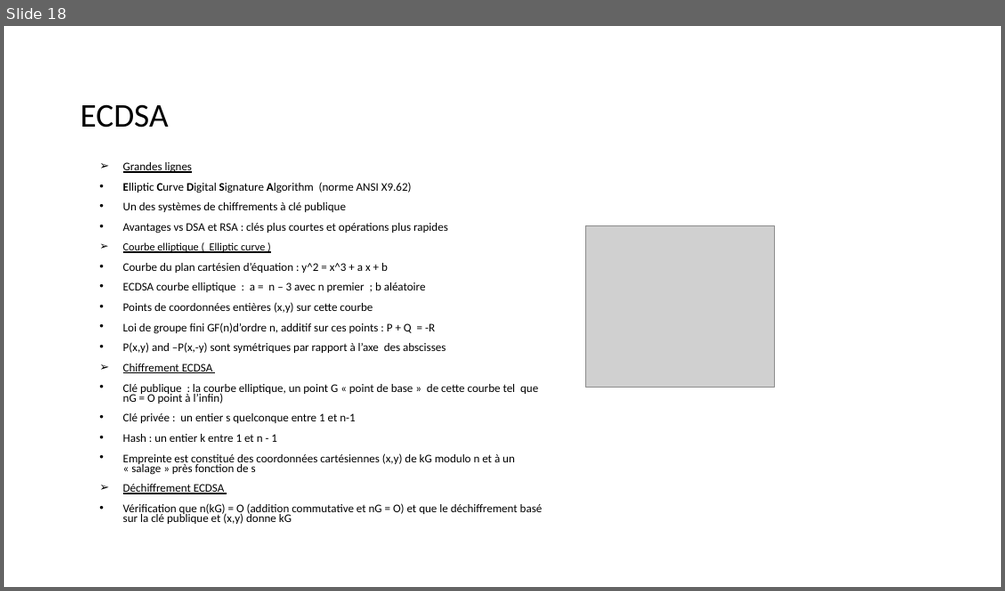
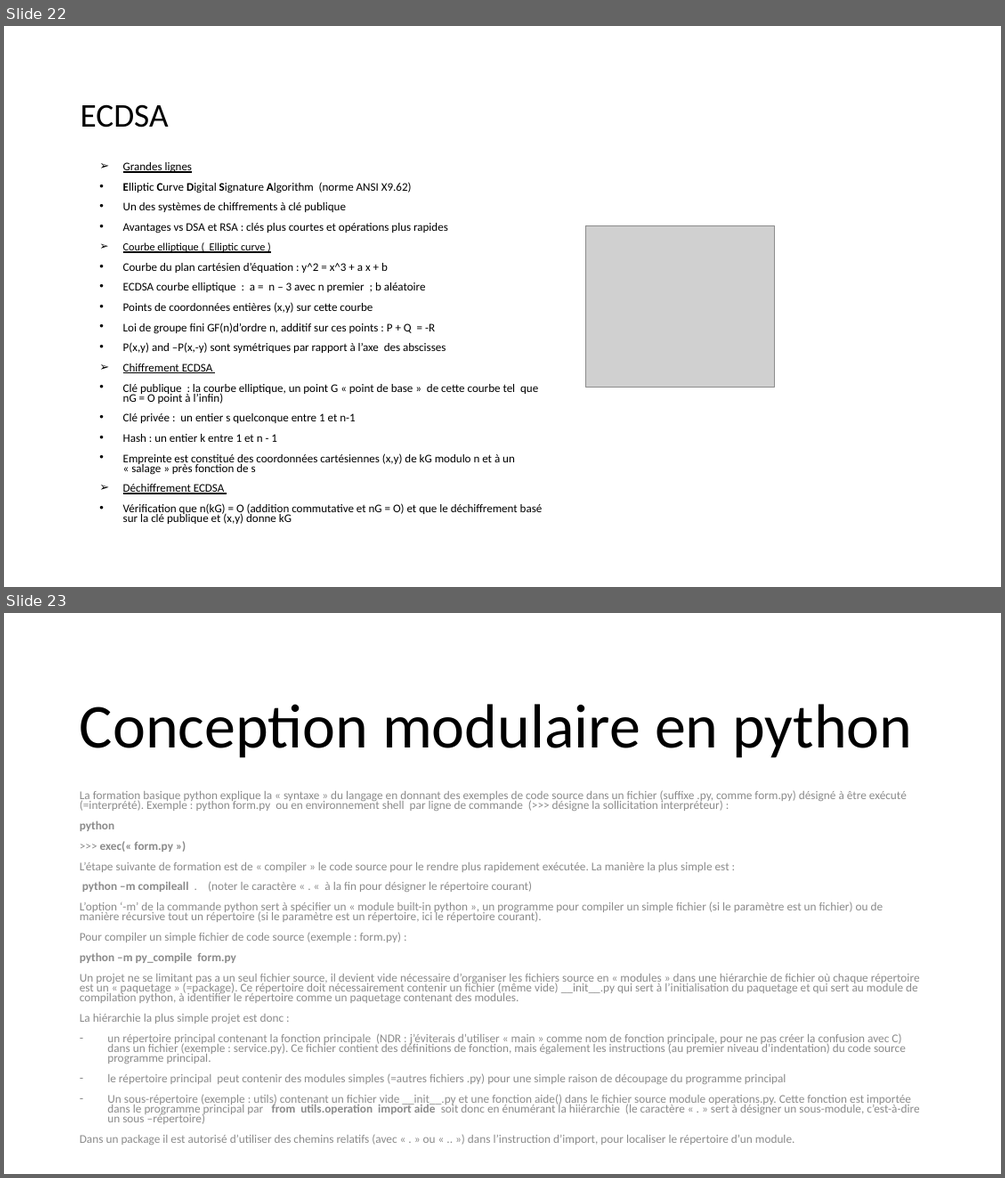
Before and after one commit to dominiquelaurain/fastecdsa, a slide deck: docs/Autoformation_Git.pptx. Shown one above the other, each under a label of ours: slide 18 before the commit, slides 22 and 23 after it. The pictures are 1005x591 and 1005x1178 pixels, drawn with LibreOffice and Linux fonts; fonts in the diff are those of the drawing; grey boxes stand for pictures. Boxes give left, top, right and bottom in pixels: in the first picture for what was removed or moved away, otherwise in the second. Text is boxed around its words. In the diff, an @@ line names an element or a change of style, - is before the commit and + after.

```diff
--- a/docs/Autoformation_Git.pptx
+++ b/docs/Autoformation_Git.pptx
@@ slide 23 added at bbox=[4, 613, 1001, 1174], background #FFFFFF @@
@@ title added at bbox=[80, 704, 912, 758], 60 pt, text #000000 @@
+Conception modulaire en python
@@ text added at bbox=[80, 790, 920, 1144], 11.4 pt, text #8C8C8C @@
+La formation basique python explique la « syntaxe » du langage en donnant des exemples de code source dans un fichier (suffixe .py, comme form.py) désigné à être exécuté (=interprété). Exemple : python form.py ou en environnement shell par ligne de commande (>>> désigne la sollicitation interpréteur) :
+python
+>>> exec(« form.py »)
+L’étape suivante de formation est de « compiler » le code source pour le rendre plus rapidement exécutée. La manière la plus simple est :
+python –m compileall . (noter le caractère « . « à la fin pour désigner le répertoire courant)
+L’option ‘-m’ de la commande python sert à spécifier un « module built-in python », un programme pour compiler un simple fichier (si le paramètre est un fichier) ou de manière récursive tout un répertoire (si le paramètre est un répertoire, ici le répertoire courant).
+Pour compiler un simple fichier de code source (exemple : form.py) :
+python –m py_compile form.py
+Un projet ne se limitant pas a un seul fichier source, il devient vide nécessaire d’organiser les fichiers source en « modules » dans une hiérarchie de fichier où chaque répertoire est un « paquetage » (=package). Ce répertoire doit nécessairement contenir un fichier (même vide) __init__.py qui sert à l’initialisation du paquetage et qui sert au module de compilation python, à identifier le répertoire comme un paquetage contenant des modules.
+La hiérarchie la plus simple projet est donc :
+– un répertoire principal contenant la fonction principale (NDR : j’éviterais d’utiliser « main » comme nom de fonction principale, pour ne pas créer la confusion avec C) dans un fichier (exemple : service.py). Ce fichier contient des définitions de fonction, mais également les instructions (au premier niveau d’indentation) du code source programme principal.
+– le répertoire principal peut contenir des modules simples (=autres fichiers .py) pour une simple raison de découpage du programme principal
+– Un sous-répertoire (exemple : utils) contenant un fichier vide __init__.py et une fonction aide() dans le fichier source module operations.py. Cette fonction est importée dans le programme principal par from utils.operation import aide soit donc en énumérant la hiiérarchie (le caractère « . » sert à désigner un sous-module, c’est-à-dire un sous –répertoire)
+Dans un package il est autorisé d’utiliser des chemins relatifs (avec « . » ou « .. ») dans l’instruction d’import, pour localiser le répertoire d’un module.
@@ what was slide 18 is now slide 22 @@
```
Also in this commit, not shown: 1 slide changed, 6 other slides added.
